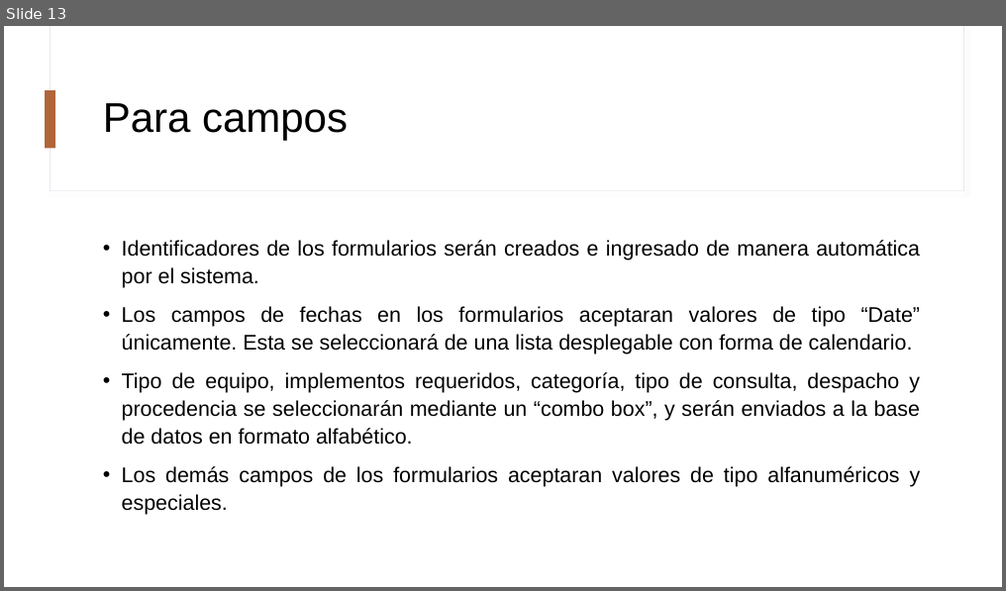
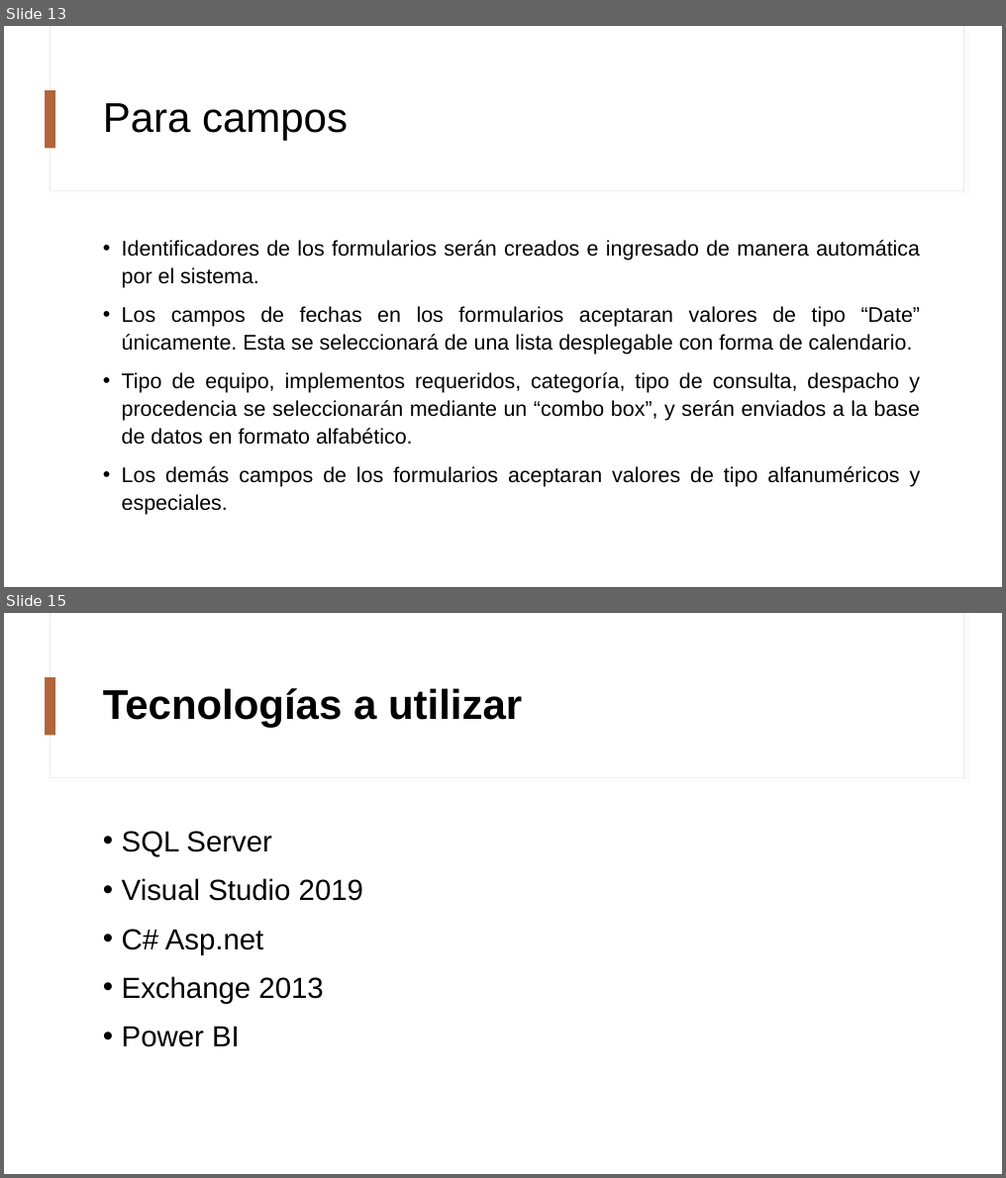
Before and after one commit to Danielmq27/analisis-2, a slide deck: Sistema_de_Gestion_de_Consultas_Biblioteca_Legislativa_2020.pptx. Shown one above the other, each under a label of ours: slide 13 before the commit, slides 13 and 15 after it; the slides between them are not shown. The pictures are 1006x591 and 1006x1178 pixels, drawn with LibreOffice and Linux fonts; fonts in the diff are those of the drawing. Boxes give left, top, right and bottom in pixels: in the first picture for what was removed or moved away, otherwise in the second. Text is boxed around its words. In the diff, an @@ line names an element or a change of style, - is before the commit and + after.

```diff
--- a/Sistema_de_Gestion_de_Consultas_Biblioteca_Legislativa_2020.pptx
+++ b/Sistema_de_Gestion_de_Consultas_Biblioteca_Legislativa_2020.pptx
@@ slide 15 added at (4,613,1002,1174), background #FFFFFF; not listed: 3 template elements that a slide beside it also shows @@
@@ title added at (103,688,522,728), 40 pt, text #000000, bold @@
+Tecnologías a utilizar
@@ text added at (122,831,363,1048), 28 pt, text #000000 @@
+• SQL Server
+• Visual Studio 2019
+• C# Asp.net
+• Exchange 2013
+• Power BI
```
Also in this commit, not shown: 2 slides changed, 1 other file.
